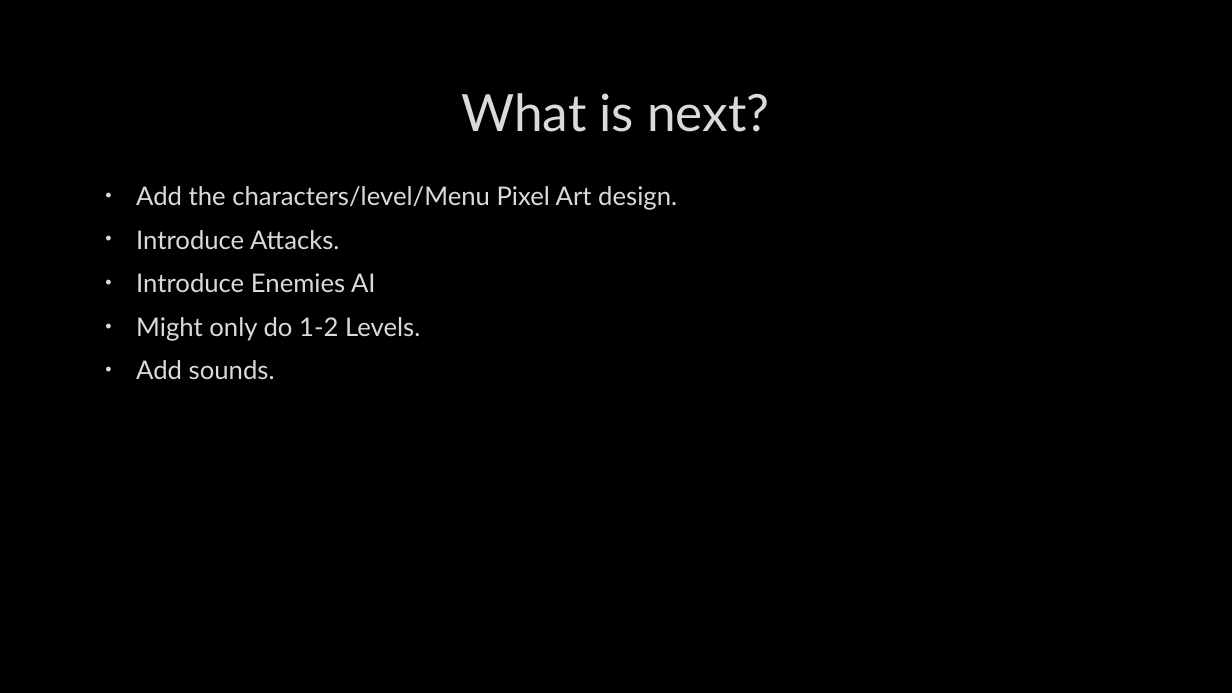
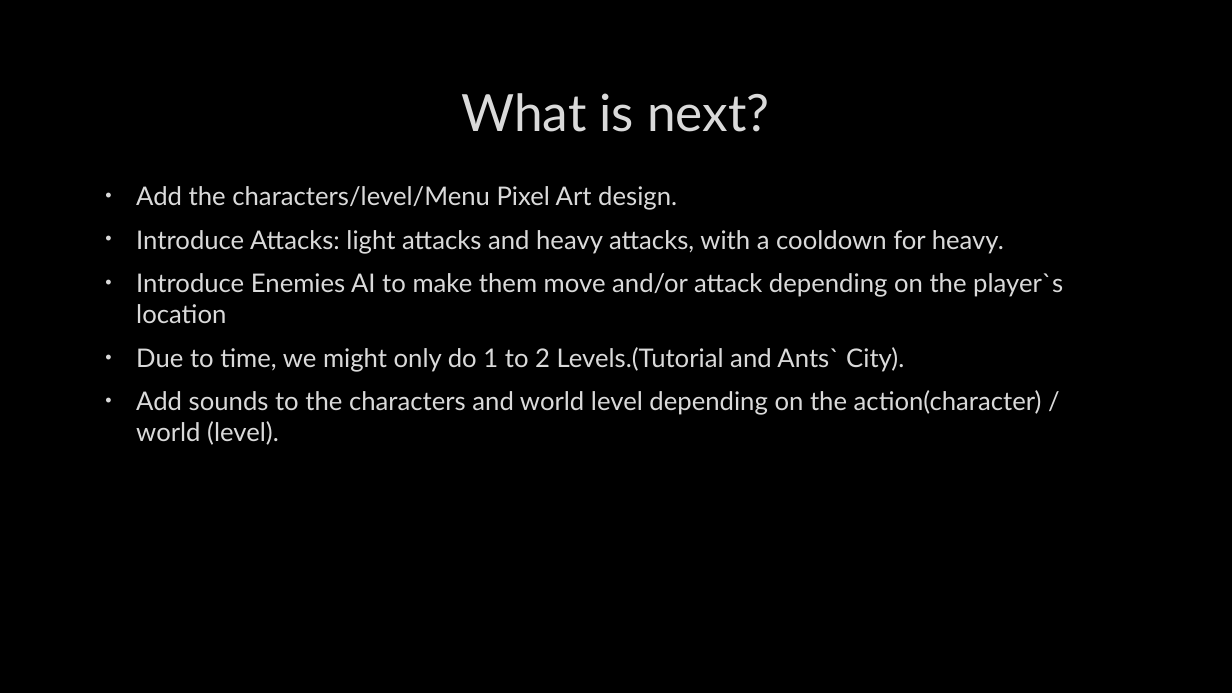
Before and after one commit to TanzaJ/The_Dweller_left_Adrift, a slide deck: slide 7 of Alpha presentation.pptx. Drawn at 1232x693 pixels with LibreOffice and Linux fonts; fonts in the diff are those of the drawing; background and template pictures are left out. Boxes give left, top, right and bottom in pixels: in the first picture for what was removed or moved away, otherwise in the second. Text is boxed around its words. In the diff, an @@ line names an element or a change of style, - is before the commit and + after.

```diff
--- a/Alpha presentation.pptx
+++ b/Alpha presentation.pptx
@@ text at box(136, 230, 1063, 445): text changed @@
-• Introduce Attacks.
-• Introduce Enemies AI
-• Might only do 1-2 Levels.
-• Add sounds.
+• Introduce Attacks: light attacks and heavy attacks, with a cooldown for heavy.
+• Introduce Enemies AI to make them move and/or attack depending on the player`s location
+• Due to time, we might only do 1 to 2 Levels.(Tutorial and Ants` City).
+• Add sounds to the characters and world level depending on the action(character) / world (level).
```
Also in this commit, not shown: 2 other slides changed.
